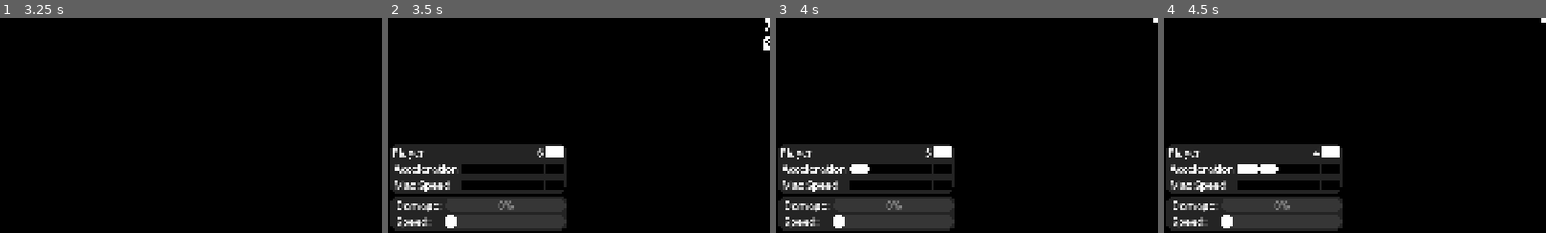
Above: before the commit, frames 1-4 (left to right).
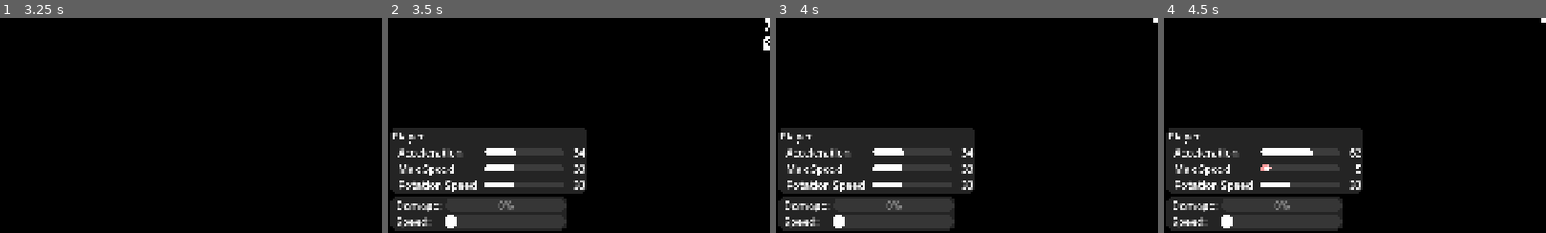
Above: after the commit, the same moments.

Repository: anton2026gamca/avoider
Game: Godot game, scene res://world/main/main.tscn
Two runs of this game, one before a commit and one after it. Both use one fixed random seed, a clock stepped at 60 frames per second and the inputs below.
Inputs (mouse positions are % of the whole screen's width and height, from its top left):
- Up to frame 1 (3.25 s): hold D (move_right) 0.53-1.28 s; tap Space (shoot) every 0.75 s from 0.6 to 2.85 s; hold S (move_down) 1.28-2.03 s; hold D (move_right) 2.03-2.78 s; tap Enter at 2.75 s; hold W (move_up) from 2.78 s (still down)
- Up to frame 2 (3.5 s): keep holding W (move_up)
- Up to frame 3 (4 s): release W (move_up) at 3.5 s; click (11, 85) at 3.52 s
- Up to frame 4 (4.5 s): click (14, 85) at 4.27 s
The pictures show only the part of the screen within x 0-50%, y 50-100%; the shares and areas given below are measured in that part.

Frame 1 is identical in both runs. In frame 2, 9.4% of the frame differs, in the area x 0-52%, y 51-82%; in frame 3, 9.4%; in frame 4, 9.6%.

Commit message:
Rework the old "Power Charge Menu" into a "Power Split Menu" that uses sliders

Diff:
--- a/src/assets/themes/main.tres
+++ b/src/assets/themes/main.tres
@@ -1,4 +1,34 @@
-[gd_resource type="Theme" load_steps=4 format=3 uid="uid://b6sbn7efkckjc"]
+[gd_resource type="Theme" load_steps=7 format=3 uid="uid://b6sbn7efkckjc"]
+
+[sub_resource type="StyleBoxFlat" id="StyleBoxFlat_aiue4"]
+bg_color = Color(1, 1, 1, 1)
+corner_radius_top_left = 8
+corner_radius_top_right = 8
+corner_radius_bottom_right = 8
+corner_radius_bottom_left = 8
+expand_margin_right = 8.0
+anti_aliasing = false
+
+[sub_resource type="StyleBoxFlat" id="StyleBoxFlat_pgokm"]
+bg_color = Color(1, 0.6, 0.6, 1)
+corner_radius_top_left = 8
+corner_radius_top_right = 8
+corner_radius_bottom_right = 8
+corner_radius_bottom_left = 8
+expand_margin_right = 8.0
+anti_aliasing = false
+
+[sub_resource type="StyleBoxFlat" id="StyleBoxFlat_7mpy8"]
+content_margin_left = 0.0
+content_margin_top = 8.0
+content_margin_right = 0.0
+content_margin_bottom = 8.0
+bg_color = Color(0.6, 0.6, 0.6, 0.20392157)
+corner_radius_top_left = 8
+corner_radius_top_right = 8
+corner_radius_bottom_right = 8
+corner_radius_bottom_left = 8
+anti_aliasing = false
 
 [sub_resource type="StyleBoxFlat" id="StyleBoxFlat_3o4v0"]
 bg_color = Color(0.14, 0.14, 0.14, 1)
@@ -26,6 +56,9 @@
 
 [resource]
 default_font_size = 27
+HSlider/styles/grabber_area = SubResource("StyleBoxFlat_aiue4")
+HSlider/styles/grabber_area_highlight = SubResource("StyleBoxFlat_pgokm")
+HSlider/styles/slider = SubResource("StyleBoxFlat_7mpy8")
 PanelContainer/styles/panel = SubResource("StyleBoxFlat_3o4v0")
 ProgressBar/colors/font_color = Color(0.53, 0.53, 0.53, 1)
 ProgressBar/styles/background = SubResource("StyleBoxFlat_0ru1r")
--- a/src/ui/power_charge/power_charge_menu/power_charge.gd
+++ /dev/null
@@ -1,38 +0,0 @@
-extends TextureButton
-class_name PowerCharge
-
-
-@export_group("Empty Textures")
-@export var empty_normal: Texture2D
-@export var empty_pressed: Texture2D
-@export var empty_hover: Texture2D
-@export var empty_focused: Texture2D
-
-@export_group("Full Textures")
-@export var full_normal: Texture2D
-@export var full_pressed: Texture2D
-@export var full_hover: Texture2D
-@export var full_focused: Texture2D
-
-var is_full: bool = false
-
-
-func _ready() -> void:
-	pass
-
-func _process(_delta: float) -> void:
-	pass
-
-
-func set_state(val: bool) -> void:
-	is_full = val
-	if is_full:
-		texture_normal = full_normal
-		texture_pressed = full_pressed
-		texture_hover = full_hover
-		texture_focused = full_focused
-	else:
-		texture_normal = empty_normal
-		texture_pressed = empty_pressed
-		texture_hover = empty_hover
-		texture_focused = empty_focused
--- a/src/ui/power_charge/power_charge_menu/power_charge.tscn
+++ /dev/null
@@ -1,18 +0,0 @@
-[gd_scene load_steps=6 format=3 uid="uid://vteiytlbcvc8"]
-
-[ext_resource type="Texture2D" uid="uid://c21nqre61hy3i" path="res://ui/power_charge/slots/slot_empty.png" id="1_1eiss"]
-[ext_resource type="Texture2D" uid="uid://ckqwhh3y0c8kh" path="res://ui/power_charge/slots/slot_empty_selected.png" id="2_sc1f0"]
-[ext_resource type="Script" uid="uid://06sjyqivjlv6" path="res://ui/power_charge/power_charge_menu/power_charge.gd" id="3_sc1f0"]
-[ext_resource type="Texture2D" uid="uid://b1rnqeppkagtg" path="res://ui/power_charge/slots/slot_full.png" id="4_32r66"]
-[ext_resource type="Texture2D" uid="uid://dktsbualns28o" path="res://ui/power_charge/slots/slot_full_selected.png" id="5_016x7"]
-
-[node name="PowerCharge" type="TextureButton"]
-custom_minimum_size = Vector2(48, 27)
-texture_normal = ExtResource("1_1eiss")
-texture_focused = ExtResource("2_sc1f0")
-stretch_mode = 5
-script = ExtResource("3_sc1f0")
-empty_normal = ExtResource("1_1eiss")
-empty_focused = ExtResource("2_sc1f0")
-full_normal = ExtResource("4_32r66")
-full_focused = ExtResource("5_016x7")
--- a/src/ui/power_charge/power_charge_menu/power_charge_menu.gd
+++ /dev/null
@@ -1,56 +0,0 @@
-@tool
-extends VBoxContainer
-class_name PowerChargeMenu
-
-
-@export var label: String
-@onready var label_node: Label = %Label
-
-var available_power_charges: int = 0:
-	set(value):
-		available_power_charges = value
-		if available_power_charges_label:
-			available_power_charges_label.text = str(available_power_charges)
-	get:
-		return available_power_charges
-@onready var available_power_charges_label: Label = %PowerChargesCount
-
-@export var options: Array[PowerChargeOptionData]
-@export_tool_button("Update") var update_btn: Callable = update
-@onready var options_parent: VBoxContainer = %OptionsParent
-const POWER_CHARGE_MENU_OPTION: PackedScene = preload("uid://iyq52j6q4y68")
-
-signal changed(option: String, value: int)
-
-
-func _ready() -> void:
-	update()
-
-
-func update() -> void:
-	label_node.text = label
-	for child: Node in options_parent.get_children():
-		options_parent.remove_child(child)
-		child.queue_free()
-	for option: PowerChargeOptionData in options:
-		var node: PowerChargeMenuOption = POWER_CHARGE_MENU_OPTION.instantiate()
-		node.label = option.label
-		node.initial_count = option.default_value
-		node.insert_requested.connect(_on_option_insert_requested.bind(node))
-		node.remove_requested.connect(_on_option_remove_requested.bind(node))
-		options_parent.add_child(node)
-		available_power_charges += option.default_value
-	if available_power_charges_label:
-		available_power_charges_label.text = str(available_power_charges)
-
-
-func _on_option_insert_requested(option: PowerChargeMenuOption) -> void:
-	if available_power_charges > 0:
-		available_power_charges -= 1
-		option.insert_power_charge()
-		changed.emit(option.label, option.full_slots)
-
-func _on_option_remove_requested(option: PowerChargeMenuOption) -> void:
-	available_power_charges += 1
-	option.remove_power_charge()
-	changed.emit(option.label)
--- a/src/ui/power_charge/power_charge_menu/power_charge_menu_option.gd
+++ /dev/null
@@ -1,49 +0,0 @@
-@tool
-extends HBoxContainer
-class_name PowerChargeMenuOption
-
-
-@onready var label_node: Label = $Label
-
-@export var label: String
-@export_range(0, 5) var initial_count: int
-@export_tool_button("Update") var update_btn: Callable = update
-
-@onready var slots: Array[PowerCharge] = [$MarginContainer/HBoxContainer/PowerChargeSlot1, $MarginContainer/HBoxContainer/PowerChargeSlot2, $MarginContainer/HBoxContainer/PowerChargeSlot3, $MarginContainer/HBoxContainer/PowerChargeSlot4, $MarginContainer/HBoxContainer/PowerChargeSlot5]
-
-var full_slots: int = 0
-
-signal insert_requested
-signal remove_requested
-
-
-func _ready() -> void:
-	for i in len(slots):
-		slots[i].pressed.connect(_on_slot_pressed.bind(i))
-		slots[i].set_state(false)
-	update()
-
-
-func update() -> void:
-	label_node.text = label
-
-
-func _on_slot_pressed(id: int) -> void:
-	if slots[id].is_full:
-		remove_requested.emit()
-	else:
-		insert_requested.emit()
-
-func insert_power_charge() -> void:
-	for i: int in len(slots):
-		if not slots[i].is_full:
-			slots[i].set_state(true)
-			full_slots = i + 1
-			break
-
-func remove_power_charge() -> void:
-	for i: int in range(len(slots) - 1, -1, -1):
-		if slots[i].is_full:
-			slots[i].set_state(false)
-			full_slots = i
-			break
--- a/src/ui/power_charge/power_charge_menu/power_charge_menu_option.tscn
+++ /dev/null
@@ -1,35 +0,0 @@
-[gd_scene load_steps=4 format=3 uid="uid://iyq52j6q4y68"]
-
-[ext_resource type="Theme" uid="uid://b6sbn7efkckjc" path="res://assets/themes/main.tres" id="1_7v6do"]
-[ext_resource type="Script" uid="uid://bbpcit5fxp8q4" path="res://ui/power_charge/power_charge_menu/power_charge_menu_option.gd" id="1_e4ghj"]
-[ext_resource type="PackedScene" uid="uid://vteiytlbcvc8" path="res://ui/power_charge/power_charge_menu/power_charge.tscn" id="3_7v6do"]
-
-[node name="PowerChargeMenuOption" type="HBoxContainer"]
-script = ExtResource("1_e4ghj")
-
-[node name="Label" type="Label" parent="."]
-layout_mode = 2
-size_flags_horizontal = 3
-theme = ExtResource("1_7v6do")
-
-[node name="MarginContainer" type="MarginContainer" parent="."]
-layout_mode = 2
-theme_override_constants/margin_left = 5
-
-[node name="HBoxContainer" type="HBoxContainer" parent="MarginContainer"]
-layout_mode = 2
-
-[node name="PowerChargeSlot1" parent="MarginContainer/HBoxContainer" instance=ExtResource("3_7v6do")]
-layout_mode = 2
-
-[node name="PowerChargeSlot2" parent="MarginContainer/HBoxContainer" instance=ExtResource("3_7v6do")]
-layout_mode = 2
-
-[node name="PowerChargeSlot3" parent="MarginContainer/HBoxContainer" instance=ExtResource("3_7v6do")]
-layout_mode = 2
-
-[node name="PowerChargeSlot4" parent="MarginContainer/HBoxContainer" instance=ExtResource("3_7v6do")]
-layout_mode = 2
-
-[node name="PowerChargeSlot5" parent="MarginContainer/HBoxContainer" instance=ExtResource("3_7v6do")]
-layout_mode = 2
--- a/src/ui/power_charge/power_charge_menu/power_charge_option_data.gd
+++ /dev/null
@@ -1,6 +0,0 @@
-extends Resource
-class_name PowerChargeOptionData
-
-
-@export var label: String
-@export_range(0, 5) var default_value: int
--- /dev/null
+++ b/src/ui/power_charge/power_charge_menu/power_split_setting.gd
@@ -0,0 +1,36 @@
+@tool
+extends HBoxContainer
+class_name PowerSplitSetting
+
+
+@onready var label_node: Label = %Label
+
+@export var label: String
+@export_range(0, 100) var initial_value: float
+@export_range(0, 100) var max_value: float = 100.0
+@onready var slider: HSlider = %Slider
+@onready var value_label: Label = %ValueLabel
+@export_tool_button("Update") var update_btn: Callable = update
+
+signal changed
+
+var value: float:
+	set(val):
+		slider.value = val
+		value_label.text = str(int(val))
+	get: return slider.value
+
+
+func _ready() -> void:
+	slider.value_changed.connect(_on_slider_changed)
+	update()
+
+
+func update() -> void:
+	label_node.text = label
+	slider.value = initial_value
+	slider.max_value = max_value
+
+
+func _on_slider_changed(_value: float) -> void:
+	changed.emit()
--- /dev/null
+++ b/src/ui/power_charge/power_charge_menu/power_split_setting.tscn
@@ -0,0 +1,36 @@
+[gd_scene load_steps=3 format=3 uid="uid://iyq52j6q4y68"]
+
+[ext_resource type="Script" uid="uid://bbpcit5fxp8q4" path="res://ui/power_charge/power_charge_menu/power_split_setting.gd" id="1_ly8k4"]
+[ext_resource type="Theme" uid="uid://b6sbn7efkckjc" path="res://assets/themes/main.tres" id="2_j7wlw"]
+
+[node name="PowerSplitSetting" type="HBoxContainer"]
+script = ExtResource("1_ly8k4")
+max_value = null
+
+[node name="Label" type="Label" parent="."]
+unique_name_in_owner = true
+layout_mode = 2
+size_flags_horizontal = 3
+theme = ExtResource("2_j7wlw")
+
+[node name="MarginContainer" type="MarginContainer" parent="."]
+layout_mode = 2
+theme_override_constants/margin_left = 15
+
+[node name="HBoxContainer" type="HBoxContainer" parent="MarginContainer"]
+layout_mode = 2
+
+[node name="Slider" type="HSlider" parent="MarginContainer/HBoxContainer"]
+unique_name_in_owner = true
+custom_minimum_size = Vector2(200, 0)
+layout_mode = 2
+size_flags_vertical = 4
+theme = ExtResource("2_j7wlw")
+
+[node name="ValueLabel" type="Label" parent="MarginContainer/HBoxContainer"]
+unique_name_in_owner = true
+clip_contents = true
+custom_minimum_size = Vector2(50, 0)
+layout_mode = 2
+text = "100"
+horizontal_alignment = 2
--- /dev/null
+++ b/src/ui/power_charge/power_charge_menu/power_split_setting_data.gd
@@ -0,0 +1,7 @@
+extends Resource
+class_name PowerSplitSettingData
+
+
+@export var label: String
+@export_range(0, 100) var max_value: float = 100
+@export_range(0, 100) var default_value: float
--- /dev/null
+++ b/src/ui/power_charge/power_charge_menu/power_split_settings_group.gd
@@ -0,0 +1,62 @@
+@tool
+extends VBoxContainer
+class_name PowerSplitSettingsGroup
+
+
+@export var label: String
+@onready var label_node: Label = %GroupLabel
+
+@export var options: Array[PowerSplitSettingData]
+var option_nodes: Dictionary[PowerSplitSettingData, PowerSplitSetting]
+@export_tool_button("Reload") var reload_btn: Callable = reload
+@onready var options_parent: VBoxContainer = %OptionsParent
+const POWER_CHARGE_MENU_OPTION: PackedScene = preload("uid://iyq52j6q4y68")
+
+signal changed(option: String, value: int)
+
+
+func _ready() -> void:
+	reload()
+
+
+func reload() -> void:
+	option_nodes = {}
+	label_node.text = label
+	for child: Node in options_parent.get_children():
+		options_parent.remove_child(child)
+		child.queue_free()
+	for option: PowerSplitSettingData in options:
+		var node: PowerSplitSetting = POWER_CHARGE_MENU_OPTION.instantiate()
+		node.label = option.label
+		node.initial_value = option.default_value
+		node.max_value = option.max_value
+		node.changed.connect(_on_option_changed.bind(node))
+		options_parent.add_child(node)
+		option_nodes[option] = node
+	update()
+
+
+func update(force_keep: PowerSplitSetting = null) -> void:
+	var adjust_options: Array[PowerSplitSetting] = []
+	var total: float = 0
+	for option: PowerSplitSettingData in options:
+		if not option in option_nodes:
+			continue
+		var node: PowerSplitSetting = option_nodes[option]
+		total += node.value
+		if node == force_keep:
+			continue
+		adjust_options.append(node)
+	if len(adjust_options) <= 0:
+		return
+	const target: float = 100.0
+	for i in range(100):
+		for option: PowerSplitSetting in adjust_options:
+			var add: float = max(min(option.value + (target - total), option.max_value), 0) - option.value
+			option.value += add
+			total += add
+		if total == target:
+			break
+
+func _on_option_changed(option: PowerSplitSetting) -> void:
+	update(option)
--- a/src/ui/power_charge/power_charge_menu/power_charge_menu.tscn
+++ b/src/ui/power_charge/power_charge_menu/power_split_settings_group.tscn
@@ -1,57 +1,50 @@
 [gd_scene load_steps=7 format=3 uid="uid://dobipyixkn2og"]
 
-[ext_resource type="Script" uid="uid://l042bqq7n7rm" path="res://ui/power_charge/power_charge_menu/power_charge_menu.gd" id="1_f8c1y"]
-[ext_resource type="Script" uid="uid://b1iyuntwrd4b7" path="res://ui/power_charge/power_charge_menu/power_charge_option_data.gd" id="2_l0x1s"]
+[ext_resource type="Script" uid="uid://l042bqq7n7rm" path="res://ui/power_charge/power_charge_menu/power_split_settings_group.gd" id="1_f8c1y"]
+[ext_resource type="Script" uid="uid://b1iyuntwrd4b7" path="res://ui/power_charge/power_charge_menu/power_split_setting_data.gd" id="2_l0x1s"]
 [ext_resource type="Theme" uid="uid://b6sbn7efkckjc" path="res://assets/themes/main.tres" id="2_vvxfy"]
-[ext_resource type="Texture2D" uid="uid://b1rnqeppkagtg" path="res://ui/power_charge/slots/slot_full.png" id="4_nohid"]
 
 [sub_resource type="Resource" id="Resource_0h05h"]
 script = ExtResource("2_l0x1s")
 label = "Acceleration"
-default_value = 3
+default_value = 33.0
 metadata/_custom_type_script = "uid://b1iyuntwrd4b7"
 
 [sub_resource type="Resource" id="Resource_06nvy"]
 script = ExtResource("2_l0x1s")
 label = "Max Speed"
-default_value = 3
+default_value = 33.0
 metadata/_custom_type_script = "uid://b1iyuntwrd4b7"
 
-[node name="PowerChargeMenu" type="VBoxContainer"]
+[sub_resource type="Resource" id="Resource_6bw3a"]
+script = ExtResource("2_l0x1s")
+label = "Rotation Speed"
+default_value = 33.0
+metadata/_custom_type_script = "uid://b1iyuntwrd4b7"
+
+[node name="PowerSplitSettingsGroup" type="VBoxContainer"]
 anchors_preset = 2
 anchor_top = 1.0
 anchor_bottom = 1.0
 grow_vertical = 0
 script = ExtResource("1_f8c1y")
 label = "Player"
-options = Array[ExtResource("2_l0x1s")]([SubResource("Resource_0h05h"), SubResource("Resource_06nvy")])
+options = Array[ExtResource("2_l0x1s")]([SubResource("Resource_0h05h"), SubResource("Resource_06nvy"), SubResource("Resource_6bw3a")])
 metadata/_custom_type_script = "uid://l042bqq7n7rm"
 
 [node name="HBoxContainer" type="HBoxContainer" parent="."]
 layout_mode = 2
 
-[node name="Label" type="Label" parent="HBoxContainer"]
+[node name="GroupLabel" type="Label" parent="HBoxContainer"]
 unique_name_in_owner = true
 layout_mode = 2
 size_flags_horizontal = 3
 theme = ExtResource("2_vvxfy")
 text = "Player"
 
-[node name="PowerChargesCount" type="Label" parent="HBoxContainer"]
-unique_name_in_owner = true
-layout_mode = 2
-theme = ExtResource("2_vvxfy")
-text = "6"
-
-[node name="PowerCharge" type="TextureRect" parent="HBoxContainer"]
-custom_minimum_size = Vector2(48, 27)
-layout_mode = 2
-texture = ExtResource("4_nohid")
-stretch_mode = 5
-
 [node name="MarginContainer" type="MarginContainer" parent="."]
 layout_mode = 2
-theme_override_constants/margin_left = 5
+theme_override_constants/margin_left = 15
 
 [node name="OptionsParent" type="VBoxContainer" parent="MarginContainer"]
 unique_name_in_owner = true
--- a/src/world/main/main.tscn
+++ b/src/world/main/main.tscn
@@ -5,7 +5,7 @@
 [ext_resource type="Script" uid="uid://cmfaxr5jj2rf1" path="res://world/main/camera.gd" id="2_0xm2m"]
 [ext_resource type="PackedScene" uid="uid://cqw5f3m8a2bxt" path="res://world/meteoroid/meteoroid.tscn" id="3_h2yge"]
 [ext_resource type="Theme" uid="uid://b6sbn7efkckjc" path="res://assets/themes/main.tres" id="5_lquwl"]
-[ext_resource type="PackedScene" uid="uid://dobipyixkn2og" path="res://ui/power_charge/power_charge_menu/power_charge_menu.tscn" id="5_qux7x"]
+[ext_resource type="PackedScene" uid="uid://dobipyixkn2og" path="res://ui/power_charge/power_charge_menu/power_split_settings_group.tscn" id="5_qux7x"]
 [ext_resource type="AudioStream" uid="uid://dotdwwscbkxjc" path="res://assets/audio/countdown_1.wav" id="6_b0skj"]
 [ext_resource type="AudioStream" uid="uid://dimmmlrw1mbqr" path="res://assets/audio/countdown_2.wav" id="7_qux7x"]
 
@@ -326,7 +326,7 @@
 theme_override_constants/margin_right = 5
 theme_override_constants/margin_bottom = 5
 
-[node name="PowerChargeMenu" parent="UI/PlayerUI/VBoxContainer/PanelContainer/MarginContainer" instance=ExtResource("5_qux7x")]
+[node name="PowerSplitSettingsGroup" parent="UI/PlayerUI/VBoxContainer/PanelContainer/MarginContainer" instance=ExtResource("5_qux7x")]
 layout_mode = 2
 
 [node name="Stats" type="PanelContainer" parent="UI/PlayerUI/VBoxContainer"]
@@ -445,4 +445,4 @@
 [node name="Start" type="AudioStreamPlayer" parent="UI/Countdown"]
 stream = ExtResource("7_qux7x")
 
-[connection signal="changed" from="UI/PlayerUI/VBoxContainer/PanelContainer/MarginContainer/PowerChargeMenu" to="." method="_on_power_charge_changed"]
+[connection signal="changed" from="UI/PlayerUI/VBoxContainer/PanelContainer/MarginContainer/PowerSplitSettingsGroup" to="." method="_on_power_charge_changed"]
Not shown, removed: src/ui/power_charge/power_charge_menu/power_charge.gd.uid
Renamed: src/ui/power_charge/power_charge_menu/power_charge_menu_option.gd.uid -> src/ui/power_charge/power_charge_menu/power_split_setting.gd.uid
Renamed: src/ui/power_charge/power_charge_menu/power_charge_option_data.gd.uid -> src/ui/power_charge/power_charge_menu/power_split_setting_data.gd.uid
Renamed: src/ui/power_charge/power_charge_menu/power_charge_menu.gd.uid -> src/ui/power_charge/power_charge_menu/power_split_settings_group.gd.uid
